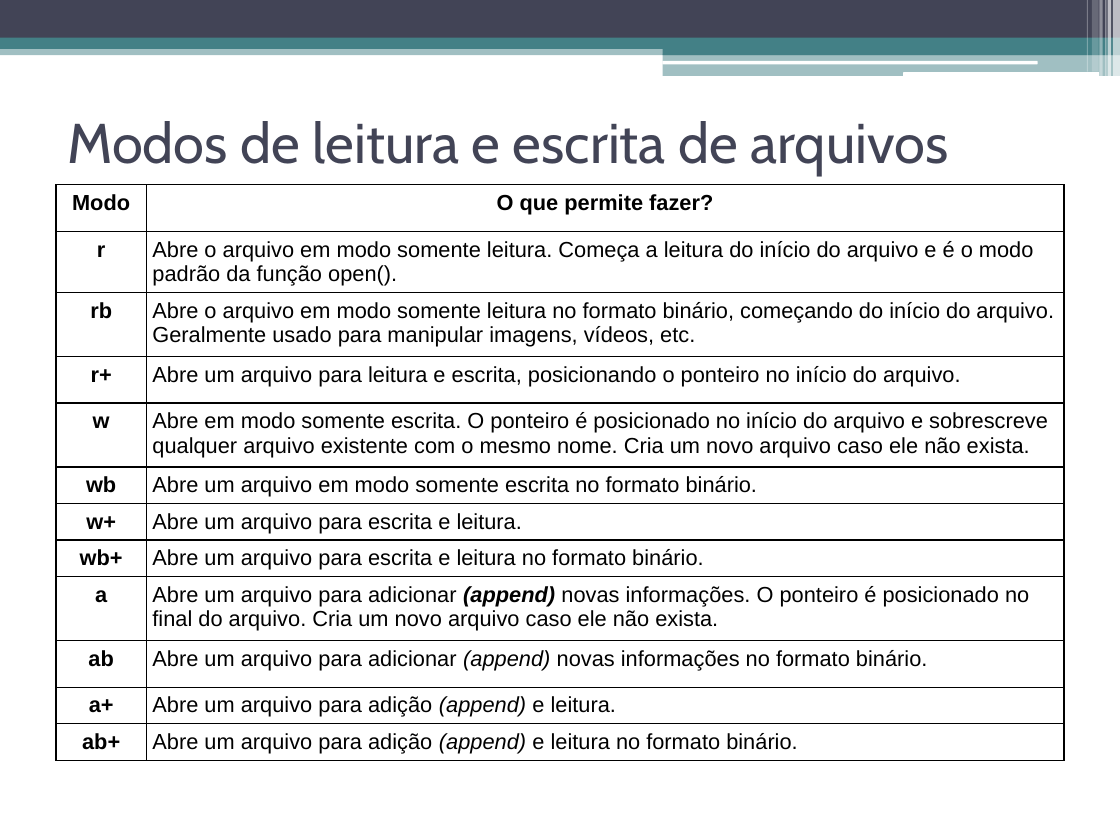
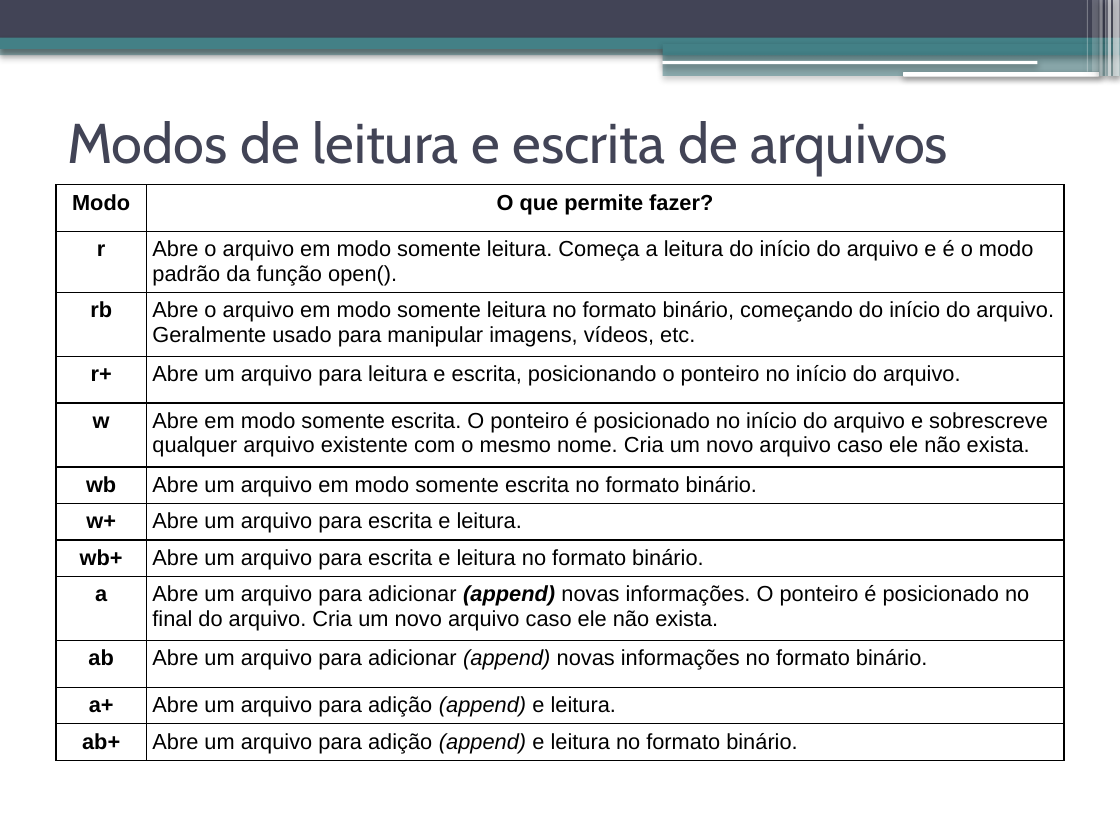
Before and after one commit to jeffersoncarvalho/ufc_2025_2, a slide deck: slide 12 of DES_PER/slides/ds_persist-01-arquivos.pptx (slide 11 before the commit). Drawn at 1120x840 pixels with LibreOffice and Linux fonts; fonts in the diff are those of the drawing. Boxes give left, top, right and bottom in pixels: in the first picture for what was removed or moved away, otherwise in the second. Text is boxed around its words. In the diff, an @@ line names an element or a change of style, - is before the commit and + after.

```diff
--- a/DES_PER/slides/ds_persist-01-arquivos.pptx
+++ b/DES_PER/slides/ds_persist-01-arquivos.pptx
@@ shadow on in 13 elements at [0, 45, 1120, 55], [0, 0, 1120, 38], [0, 38, 1120, 49], [663, 44, 1120, 55], [663, 54, 1120, 76], [662, 60, 1037, 64], [903, 72, 1099, 76], [1113, 0, 1120, 76], [1108, 0, 1111, 76], [1105, 0, 1107, 76], [1100, 0, 1103, 76], [1092, 0, 1099, 72], [1086, 0, 1088, 72] @@
```
Also in this commit, not shown: 27 other slides changed, 1 slide added, 2 other files.
